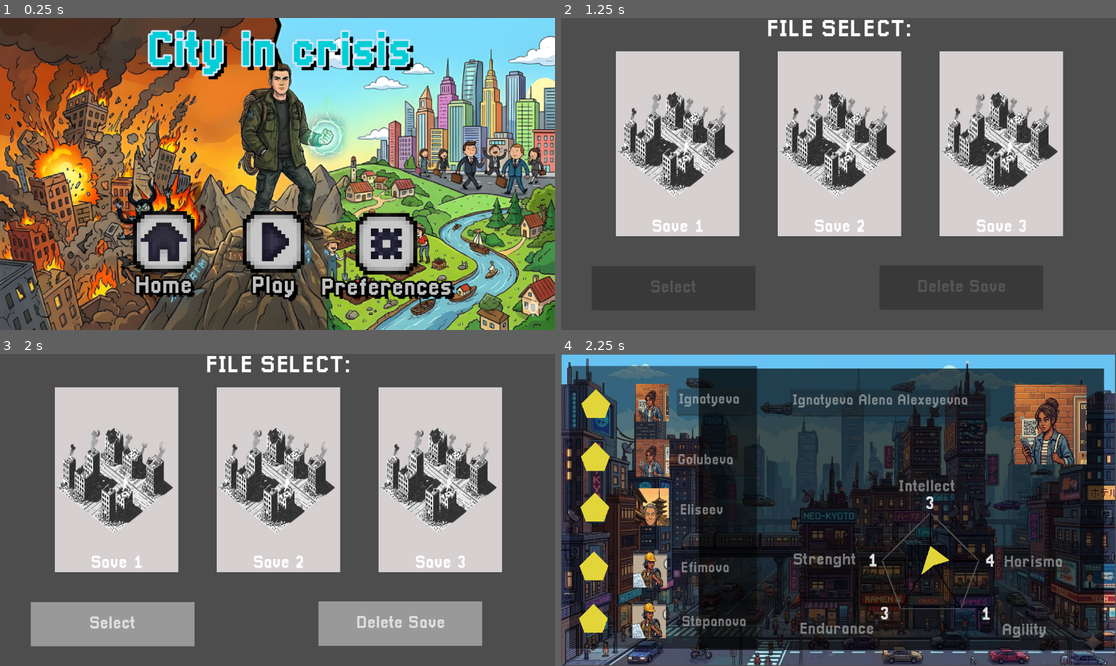
Above: before the commit, frames 1-4 (two rows, left to right).
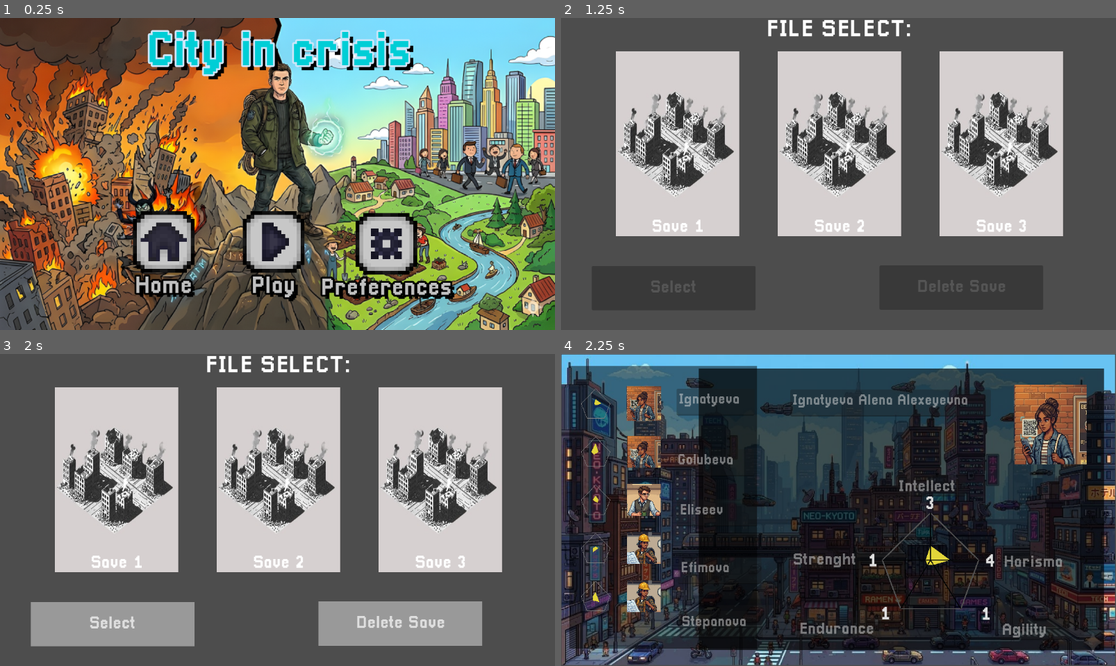
Above: after the commit, the same moments.

Repository: andierkas/Godot_game_project_67
Game: Godot game, scene res://scenes/main_scene/main_scene.tscn
The game is run twice, just before and just after one commit, with the same random seed, the same clock (stepped at 60 frames per second) and the same inputs.
Inputs (mouse positions are in pixels of both pictures, inside the frame that each line leads up to):
- Up to frame 1 (0.25 s): no input
- Up to frame 2 (1.25 s): click (832, 242) at 0.5 s
- Up to frame 3 (2 s): click "Save 1" at 1.25 s
- Up to frame 4 (2.25 s): click "Select" at 2 s

Frames 1-3 are identical in both runs. In frame 4, 6.4% of the frame differs, in the area x 3-76%, y 9-92%.

Commit message:
сделал пятиугольники

Diff:
--- a/scenes/agents_generator_scene/agents_generator.gd
+++ b/scenes/agents_generator_scene/agents_generator.gd
@@ -41,13 +41,13 @@
 
 
 func set_agent_stats(agent: AgentStats):
-	var y_3 = 420 + agent.agility * 10
-	var x_3 = 724 + (64 * float(agent.agility * 10) / 100)
+	var y_3 = 0 + agent.agility * 10
+	var x_3 = 0 + (64 * float(agent.agility * 10) / 100)
 	var third_point = Vector2(x_3, y_3)
-	var y_4 = 420 + agent.endurance * 10
-	var x_4 = 724 - (64 * float(agent.endurance * 10) / 100)
+	var y_4 = 0 + agent.endurance * 10
+	var x_4 = 0 - (64 * float(agent.endurance * 10) / 100)
 	var four_point = Vector2(x_4, y_4)
-	var vertices = PackedVector2Array([Vector2(724 - agent.strenght*10, 420),Vector2(724, 420 - agent.intellect * 10), Vector2(724 + agent.harisma * 10, 420), third_point, four_point])
+	var vertices = PackedVector2Array([Vector2(0 - agent.strenght*10, 0),Vector2(0, 0 - agent.intellect * 10), Vector2(0 + agent.harisma * 10, 0), third_point, four_point])
 	pentastats.polygon = vertices
 	print(pentastats.polygon)
 	str_stat.text = str(agent.strenght)
--- a/scenes/agents_generator_scene/agents_generator.tscn
+++ b/scenes/agents_generator_scene/agents_generator.tscn
@@ -4,6 +4,7 @@
 [ext_resource type="Texture2D" uid="uid://7bc5ttoyyu55" path="res://materials/фон закрывашка.jpg" id="2_b64gy"]
 [ext_resource type="FontFile" uid="uid://cff2ia20fse41" path="res://fonts/Pixellari.ttf" id="3_t01tc"]
 [ext_resource type="Script" uid="uid://bdgw45o4xyplw" path="res://scenes/agents_generator_scene/scripts/first_agent.gd" id="4_npx5s"]
+[ext_resource type="Texture2D" uid="uid://c8yeb8febb6h2" path="res://materials/Sprite_agent/male/5.png" id="5_aw3uw"]
 [ext_resource type="Script" uid="uid://ca3i8p8kpt2gr" path="res://scenes/agents_generator_scene/scripts/second_agent.gd" id="5_pf38g"]
 [ext_resource type="Script" uid="uid://cv25k613mwi7a" path="res://scenes/agents_generator_scene/scripts/third_agent.gd" id="6_x5emw"]
 [ext_resource type="Script" uid="uid://qwrrfm7kimpj" path="res://scenes/agents_generator_scene/scripts/four_agent.gd" id="7_5t0nt"]
@@ -27,7 +28,7 @@
 grow_horizontal = 2
 grow_vertical = 2
 script = ExtResource("1_67err")
-metadata/_edit_vertical_guides_ = [1646.0, 1646.0]
+metadata/_edit_vertical_guides_ = [1646.0]
 
 [node name="Background" type="TextureRect" parent="." unique_id=2101578231]
 layout_mode = 0
@@ -37,15 +38,50 @@
 
 [node name="PentagonStats" type="Line2D" parent="Background" unique_id=687906117]
 position = Vector2(34, 57)
-points = PackedVector2Array(832, 371, 795, 471, 670, 471, 632, 371, 732, 272)
-closed = true
-width = 2.5
-round_precision = 3
-
-[node name="Line2D" type="Line2D" parent="Background" unique_id=975851884]
-points = PackedVector2Array(766, 427, 766, 328, 766, 427, 866, 428, 766, 427, 666, 428, 766, 427, 704, 528, 766, 427, 829, 528)
-width = 2.0
-default_color = Color(0.006672531, 0.013327992, 0.014829845, 1)
+points = PackedVector2Array(832, 370, 795, 471, 670, 471, 632, 370, 732, 272)
+closed = true
+width = 2.5
+round_precision = 3
+
+[node name="PentagonStats2" type="Line2D" parent="Background" unique_id=1283828039]
+position = Vector2(71, 102)
+scale = Vector2(0.3, 0.307)
+points = PackedVector2Array(-100, 0, -60, 100, 60, 100, 100, 0, 0, -100)
+closed = true
+width = 2.5
+round_precision = 3
+
+[node name="PentagonStats3" type="Line2D" parent="Background" unique_id=1737280383]
+position = Vector2(71, 202)
+scale = Vector2(0.3, 0.307)
+points = PackedVector2Array(-100, 0, -60, 100, 60, 100, 100, 0, 0, -100)
+closed = true
+width = 2.5
+round_precision = 3
+
+[node name="PentagonStats4" type="Line2D" parent="Background" unique_id=7311998]
+position = Vector2(71, 302)
+scale = Vector2(0.3, 0.307)
+points = PackedVector2Array(-100, 0, -60, 100, 60, 100, 100, 0, 0, -100)
+closed = true
+width = 2.5
+round_precision = 3
+
+[node name="PentagonStats5" type="Line2D" parent="Background" unique_id=2075763687]
+position = Vector2(71, 402)
+scale = Vector2(0.3, 0.307)
+points = PackedVector2Array(-100, 0, -60, 100, 60, 100, 100, 0, 0, -100)
+closed = true
+width = 2.5
+round_precision = 3
+
+[node name="PentagonStats6" type="Line2D" parent="Background" unique_id=793987385]
+position = Vector2(71, 502)
+scale = Vector2(0.3, 0.307)
+points = PackedVector2Array(-100, 0, -60, 100, 60, 100, 100, 0, 0, -100)
+closed = true
+width = 2.5
+round_precision = 3
 
 [node name="Current_agent" type="Node2D" parent="." unique_id=216067582]
 
@@ -146,9 +182,10 @@
 region_rect = Rect2(545.282, 11.641025, 354.66663, 329.3333)
 
 [node name="FillPentagonStats" type="Polygon2D" parent="Current_agent" unique_id=1369337196]
-position = Vector2(42, 8)
-color = Color(0.8898981, 0.8357617, 0.23110518, 1)
-polygon = PackedVector2Array(624, 420, 724, 320, 824, 420, 787, 520, 662, 520)
+position = Vector2(766, 427)
+scale = Vector2(1.025, 1)
+color = Color(0.8898981, 0.8357617, 0.23110518, 1)
+polygon = PackedVector2Array(-97.560974, 0, 0, -99, 97.560974, 0, 61.46338, 101, -60.487854, 101)
 
 [node name="Stats" type="Control" parent="Current_agent" unique_id=819175696]
 layout_mode = 3
@@ -236,16 +273,17 @@
 script = ExtResource("4_npx5s")
 
 [node name="FillPentagonStats" type="Polygon2D" parent="Agentparty/First_agent" unique_id=1382951312]
-position = Vector2(-146, -24)
+position = Vector2(71, 102)
 scale = Vector2(0.3, 0.3)
 color = Color(0.8898981, 0.8357617, 0.23110518, 1)
-polygon = PackedVector2Array(624, 420, 724, 320, 824, 420, 787, 520, 662, 520)
+polygon = PackedVector2Array(-103.33334, 3.3333435, -3.3333435, -103.33331, 100, -6.6666565, 63.333313, 106.66669, -56.66667, 103.33334)
 
 [node name="SpriteAgent" type="Sprite2D" parent="Agentparty/First_agent" unique_id=2098799151]
-position = Vector2(188, 99.999985)
-scale = Vector2(0.2, 0.234)
-region_enabled = true
-region_rect = Rect2(545.282, 11.641025, 354.66663, 329.3333)
+position = Vector2(171, 102)
+scale = Vector2(0.2, 0.2)
+texture = ExtResource("5_aw3uw")
+region_enabled = true
+region_rect = Rect2(545.282, 11.641, 360, 360)
 
 [node name="NameAgent" type="TextEdit" parent="Agentparty/First_agent" unique_id=1097117595]
 anchors_preset = -1
@@ -262,14 +300,14 @@
 script = ExtResource("5_pf38g")
 
 [node name="FillPentagonStats" type="Polygon2D" parent="Agentparty/Second_agent" unique_id=602779949]
-position = Vector2(-147, 86)
+position = Vector2(71, 202)
 scale = Vector2(0.3, 0.3)
 color = Color(0.8898981, 0.8357617, 0.23110518, 1)
 polygon = PackedVector2Array(624, 420, 724, 320, 824, 420, 787, 520, 662, 520)
 
 [node name="SpriteAgent" type="Sprite2D" parent="Agentparty/Second_agent" unique_id=246505085]
-position = Vector2(189, 215)
-scale = Vector2(0.2, 0.234)
+position = Vector2(171, 202)
+scale = Vector2(0.2, 0.2)
 region_enabled = true
 region_rect = Rect2(545.282, 11.641025, 354.66663, 329.3333)
 
@@ -288,14 +326,14 @@
 script = ExtResource("6_x5emw")
 
 [node name="FillPentagonStats" type="Polygon2D" parent="Agentparty/Third_agent" unique_id=362069213]
-position = Vector2(-148, 191)
+position = Vector2(71, 302)
 scale = Vector2(0.3, 0.3)
 color = Color(0.8898981, 0.8357617, 0.23110518, 1)
 polygon = PackedVector2Array(624, 420, 724, 320, 824, 420, 787, 520, 662, 520)
 
 [node name="SpriteAgent" type="Sprite2D" parent="Agentparty/Third_agent" unique_id=398701598]
-position = Vector2(188, 317)
-scale = Vector2(0.2, 0.234)
+position = Vector2(171, 302)
+scale = Vector2(0.2, 0.2)
 region_enabled = true
 region_rect = Rect2(545.282, 11.641025, 354.66663, 329.3333)
 
@@ -314,14 +352,14 @@
 script = ExtResource("7_5t0nt")
 
 [node name="FillPentagonStats" type="Polygon2D" parent="Agentparty/four_agent" unique_id=657086225]
-position = Vector2(-150, 313)
+position = Vector2(71, 402)
 scale = Vector2(0.3, 0.3)
 color = Color(0.8898981, 0.8357617, 0.23110518, 1)
 polygon = PackedVector2Array(624, 420, 724, 320, 824, 420, 787, 520, 662, 520)
 
 [node name="SpriteAgent" type="Sprite2D" parent="Agentparty/four_agent" unique_id=678931764]
-position = Vector2(184, 445)
-scale = Vector2(0.2, 0.234)
+position = Vector2(171, 402)
+scale = Vector2(0.2, 0.2)
 region_enabled = true
 region_rect = Rect2(545.282, 11.641025, 354.66663, 329.3333)
 
@@ -340,14 +378,14 @@
 script = ExtResource("8_0ffvc")
 
 [node name="FillPentagonStats" type="Polygon2D" parent="Agentparty/fifth_agent" unique_id=634296803]
-position = Vector2(-151, 422)
+position = Vector2(71, 502)
 scale = Vector2(0.3, 0.3)
 color = Color(0.8898981, 0.8357617, 0.23110518, 1)
 polygon = PackedVector2Array(624, 420, 724, 320, 824, 420, 787, 520, 662, 520)
 
 [node name="SpriteAgent" type="Sprite2D" parent="Agentparty/fifth_agent" unique_id=483329744]
-position = Vector2(182, 550)
-scale = Vector2(0.2, 0.234)
+position = Vector2(171, 502)
+scale = Vector2(0.2, 0.2)
 region_enabled = true
 region_rect = Rect2(545.282, 11.641025, 354.66663, 329.3333)
 
@@ -361,3 +399,8 @@
 theme_override_font_sizes/font_size = 30
 text = "Anton Antonov Antonovich"
 editable = false
+
+[node name="Line2D" type="Line2D" parent="." unique_id=975851884]
+points = PackedVector2Array(766, 427, 766, 328, 766, 427, 866, 427, 766, 427, 666, 427, 766, 427, 704, 528, 766, 427, 829, 528)
+width = 2.0
+default_color = Color(0.006672531, 0.013327992, 0.014829845, 1)
--- a/scenes/agents_generator_scene/scripts/agent_stats.gd
+++ b/scenes/agents_generator_scene/scripts/agent_stats.gd
@@ -52,7 +52,7 @@
 	pick_random_name()
 	var _max_stats = 0
 	var array_stats = [1,1,1,1,1]
-	while _max_stats < 10:
+	while _max_stats < 8:
 		var index = randi_range(0,4)
 		array_stats[index] += randi_range(0,2)
 		_max_stats += 1
--- a/scenes/agents_generator_scene/scripts/fifth_agent.gd
+++ b/scenes/agents_generator_scene/scripts/fifth_agent.gd
@@ -7,3 +7,12 @@
 	if agent:
 		$SpriteAgent.texture = agent.sprite
 		$NameAgent.text = agent.agent_second_name
+		## тут генерация пятиугольника
+		var y_3 = 0 + agent.agility * 10
+		var x_3 = 0 + (64 * float(agent.agility * 10) / 100)
+		var third_point = Vector2(x_3, y_3)
+		var y_4 = 0 + agent.endurance * 10
+		var x_4 = 0 - (64 * float(agent.endurance * 10) / 100)
+		var four_point = Vector2(x_4, y_4)
+		var vertices = PackedVector2Array([Vector2(0 - agent.strenght*10, 0),Vector2(0, 0 - agent.intellect * 10), Vector2(0 + agent.harisma * 10, 0), third_point, four_point])
+		$FillPentagonStats.polygon = vertices
--- a/scenes/agents_generator_scene/scripts/first_agent.gd
+++ b/scenes/agents_generator_scene/scripts/first_agent.gd
@@ -6,3 +6,12 @@
 	if agent:
 		$SpriteAgent.texture = agent.sprite
 		$NameAgent.text = agent.agent_second_name
+		## тут генерация пятиугольника
+		var y_3 = 0 + agent.agility * 10
+		var x_3 = 0 + (64 * float(agent.agility * 10) / 100)
+		var third_point = Vector2(x_3, y_3)
+		var y_4 = 0 + agent.endurance * 10
+		var x_4 = 0 - (64 * float(agent.endurance * 10) / 100)
+		var four_point = Vector2(x_4, y_4)
+		var vertices = PackedVector2Array([Vector2(0 - agent.strenght*10, 0),Vector2(0, 0 - agent.intellect * 10), Vector2(0 + agent.harisma * 10, 0), third_point, four_point])
+		$FillPentagonStats.polygon = vertices
--- a/scenes/agents_generator_scene/scripts/four_agent.gd
+++ b/scenes/agents_generator_scene/scripts/four_agent.gd
@@ -6,3 +6,12 @@
 	if agent:
 		$SpriteAgent.texture = agent.sprite
 		$NameAgent.text = agent.agent_second_name
+		## тут генерация пятиугольника
+		var y_3 = 0 + agent.agility * 10
+		var x_3 = 0 + (64 * float(agent.agility * 10) / 100)
+		var third_point = Vector2(x_3, y_3)
+		var y_4 = 0 + agent.endurance * 10
+		var x_4 = 0 - (64 * float(agent.endurance * 10) / 100)
+		var four_point = Vector2(x_4, y_4)
+		var vertices = PackedVector2Array([Vector2(0 - agent.strenght*10, 0),Vector2(0, 0 - agent.intellect * 10), Vector2(0 + agent.harisma * 10, 0), third_point, four_point])
+		$FillPentagonStats.polygon = vertices
--- a/scenes/agents_generator_scene/scripts/second_agent.gd
+++ b/scenes/agents_generator_scene/scripts/second_agent.gd
@@ -7,3 +7,12 @@
 	if agent:
 		$SpriteAgent.texture = agent.sprite
 		$NameAgent.text = agent.agent_second_name
+		## тут генерация пятиугольника
+		var y_3 = 0 + agent.agility * 10
+		var x_3 = 0 + (64 * float(agent.agility * 10) / 100)
+		var third_point = Vector2(x_3, y_3)
+		var y_4 = 0 + agent.endurance * 10
+		var x_4 = 0 - (64 * float(agent.endurance * 10) / 100)
+		var four_point = Vector2(x_4, y_4)
+		var vertices = PackedVector2Array([Vector2(0 - agent.strenght*10, 0),Vector2(0, 0 - agent.intellect * 10), Vector2(0 + agent.harisma * 10, 0), third_point, four_point])
+		$FillPentagonStats.polygon = vertices
--- a/scenes/agents_generator_scene/scripts/third_agent.gd
+++ b/scenes/agents_generator_scene/scripts/third_agent.gd
@@ -7,3 +7,12 @@
 	if agent:
 		$SpriteAgent.texture = agent.sprite
 		$NameAgent.text = agent.agent_second_name
+		## тут генерация пятиугольника
+		var y_3 = 0 + agent.agility * 10
+		var x_3 = 0 + (64 * float(agent.agility * 10) / 100)
+		var third_point = Vector2(x_3, y_3)
+		var y_4 = 0 + agent.endurance * 10
+		var x_4 = 0 - (64 * float(agent.endurance * 10) / 100)
+		var four_point = Vector2(x_4, y_4)
+		var vertices = PackedVector2Array([Vector2(0 - agent.strenght*10, 0),Vector2(0, 0 - agent.intellect * 10), Vector2(0 + agent.harisma * 10, 0), third_point, four_point])
+		$FillPentagonStats.polygon = vertices
